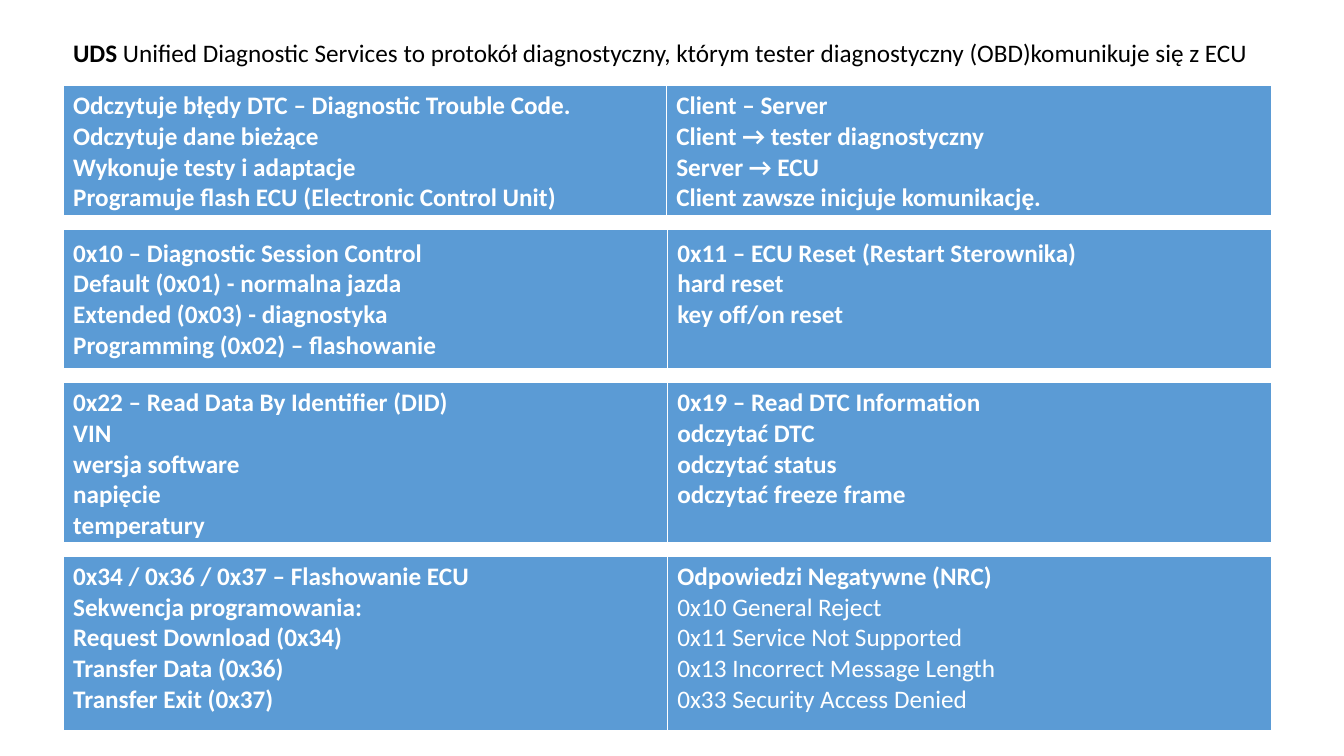
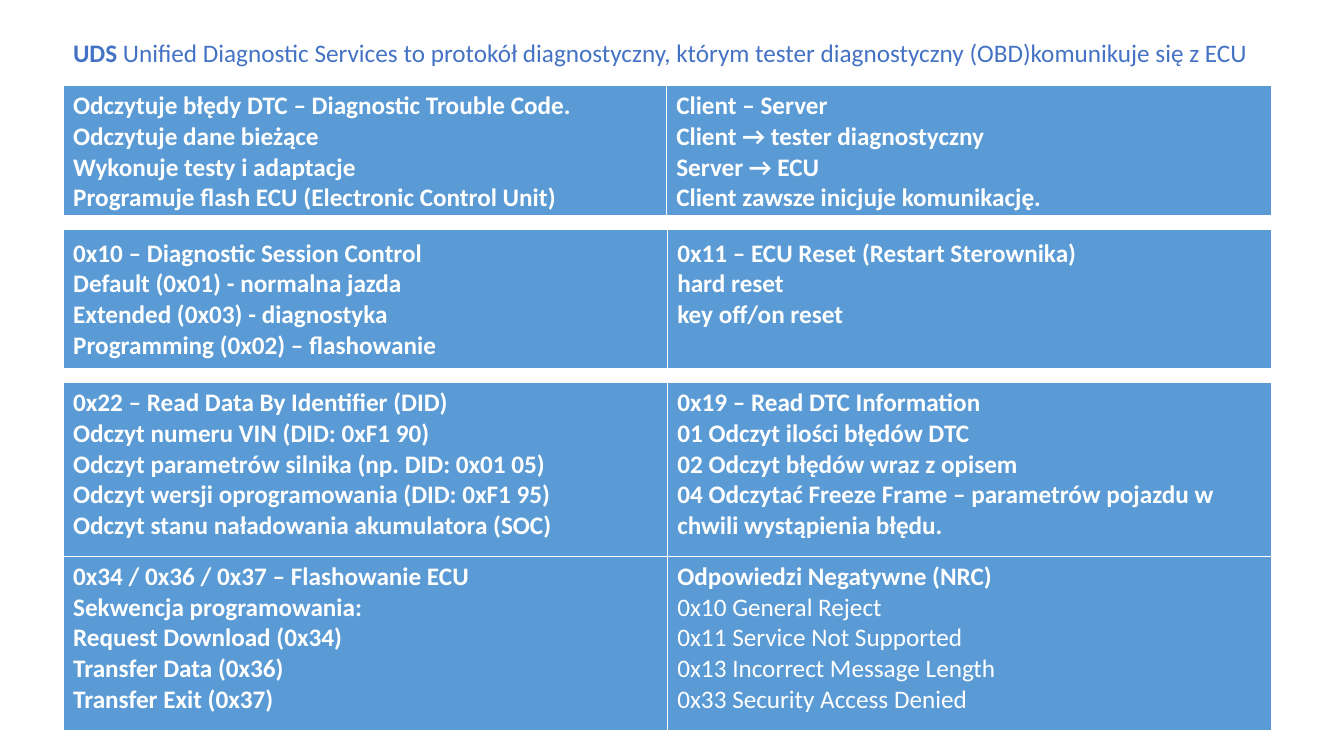
Before and after one commit to engineerwka-creator/Documents, a slide deck: slide 17 of R&D_Automotive/AUTOMOTIVE.pptx (slide 13 before the commit). Drawn at 1344x756 pixels with LibreOffice and Linux fonts; fonts in the diff are those of the drawing. Boxes give left, top, right and bottom in pixels: in the first picture for what was removed or moved away, otherwise in the second. Text is boxed around its words. In the diff, an @@ line names an element or a change of style, - is before the commit and + after.

```diff
--- a/R&D_Automotive/AUTOMOTIVE.pptx
+++ b/R&D_Automotive/AUTOMOTIVE.pptx
@@ text "UDS Unified Diagnostic Services to ..." at (x1=73, y1=44, x2=1247, y2=67): text colour #000000 to #4472C4 @@
@@ table at (x1=64, y1=382, x2=1271, y2=604) @@
-row 1, column 1: 0x22 – Read Data By Identifier (DID) / VIN / wersja software / napięcie / temperatury
+row 1, column 1: 0x22 – Read Data By Identifier (DID) / Odczyt numeru VIN (DID: 0xF1 90) / Odczyt parametrów silnika (np. DID: 0x01 05) / Odczyt wersji oprogramowania (DID: 0xF1 95) / Odczyt stanu naładowania akumulatora (SOC)
-row 1, column 2: 0x19 – Read DTC Information / odczytać DTC / odczytać status / odczytać freeze frame
+row 1, column 2: 0x19 – Read DTC Information / 01 Odczyt ilości błędów DTC / 02 Odczyt błędów wraz z opisem / 04 Odczytać Freeze Frame – parametrów pojazdu w chwili wystąpienia błędu.
```
Also in this commit, not shown: 11 other slides changed, 6 slides added, 2 slides removed, 1 other file.
